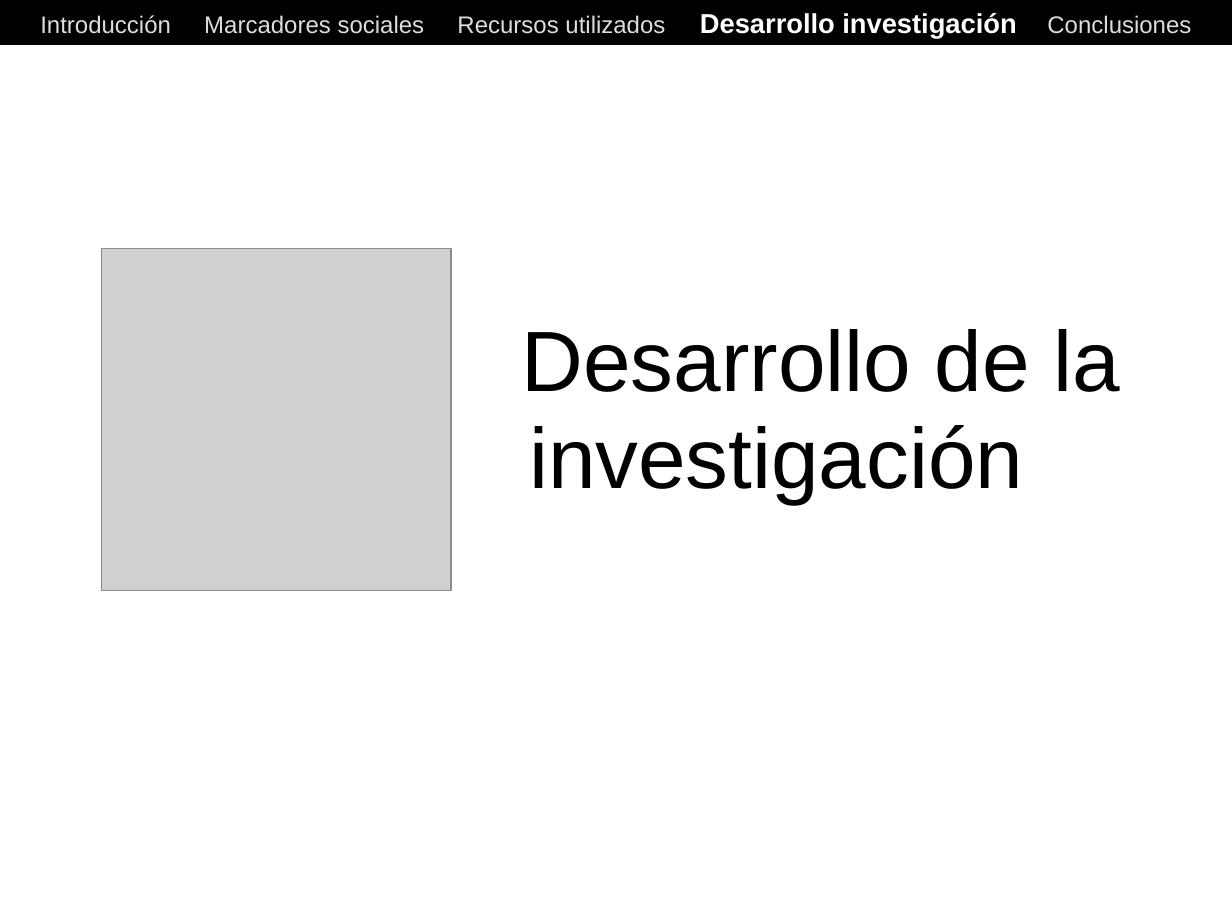
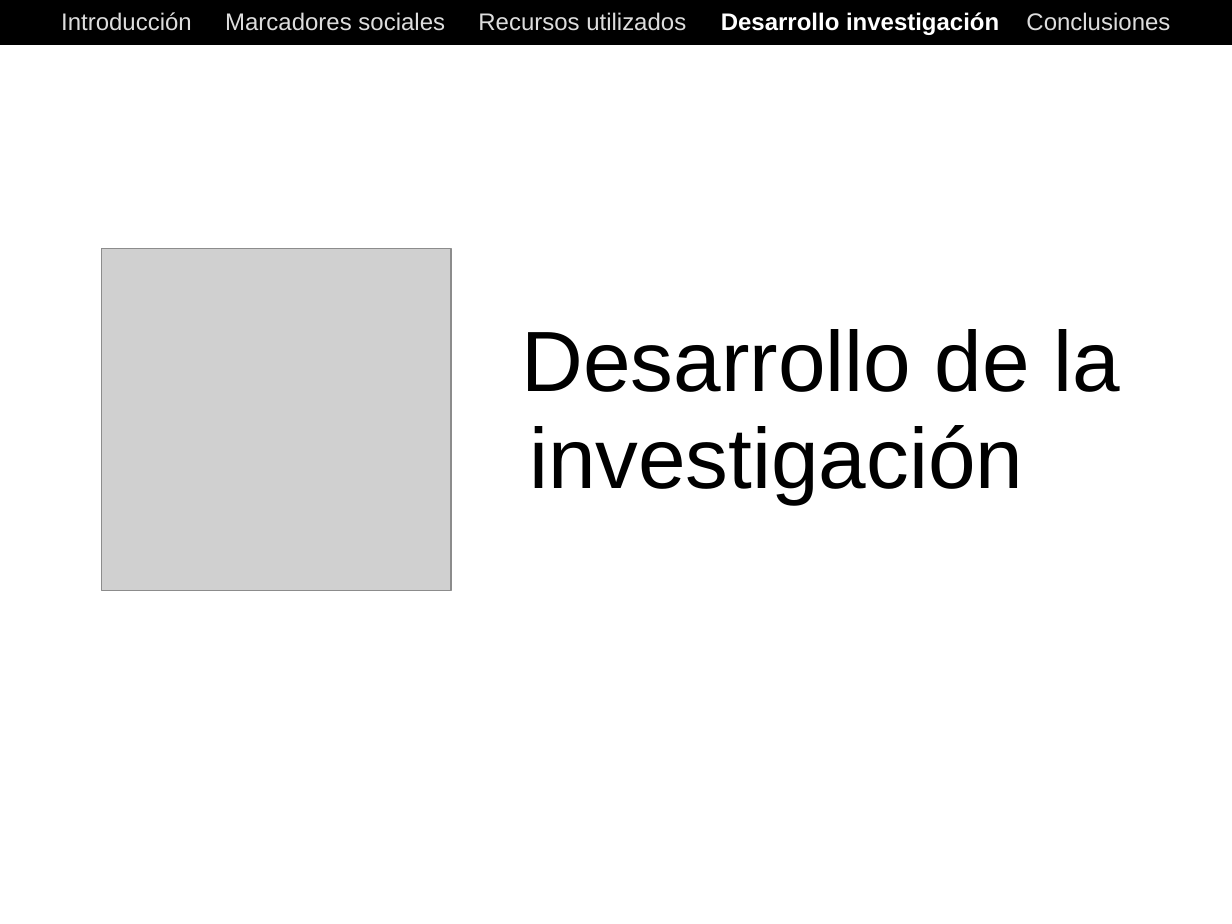
Before and after one commit to ak907kenai/nicotournetesis, a slide deck: slide 35 of docs_trunk/Nicolás Tourné - Presentación Tesis (v1).ppt (slide 26 before the commit). Drawn at 1232x924 pixels with LibreOffice and Linux fonts; fonts in the diff are those of the drawing; grey boxes stand for pictures. Boxes give left, top, right and bottom in pixels: in the first picture for what was removed or moved away, otherwise in the second. Text is boxed around its words. In the diff, an @@ line names an element or a change of style, - is before the commit and + after.

```diff
--- a/docs_trunk/Nicolás Tourné - Presentación Tesis (v1).ppt
+++ b/docs_trunk/Nicolás Tourné - Presentación Tesis (v1).ppt
@@ text "Introducción Marcadores sociales Recursos utilizados ..." at <box>61,12,1170,35</box>: size 16 to 14 pt in "Desarrollo investigación" @@
```
Also in this commit, not shown: 3 other slides changed, 12 slides added.
